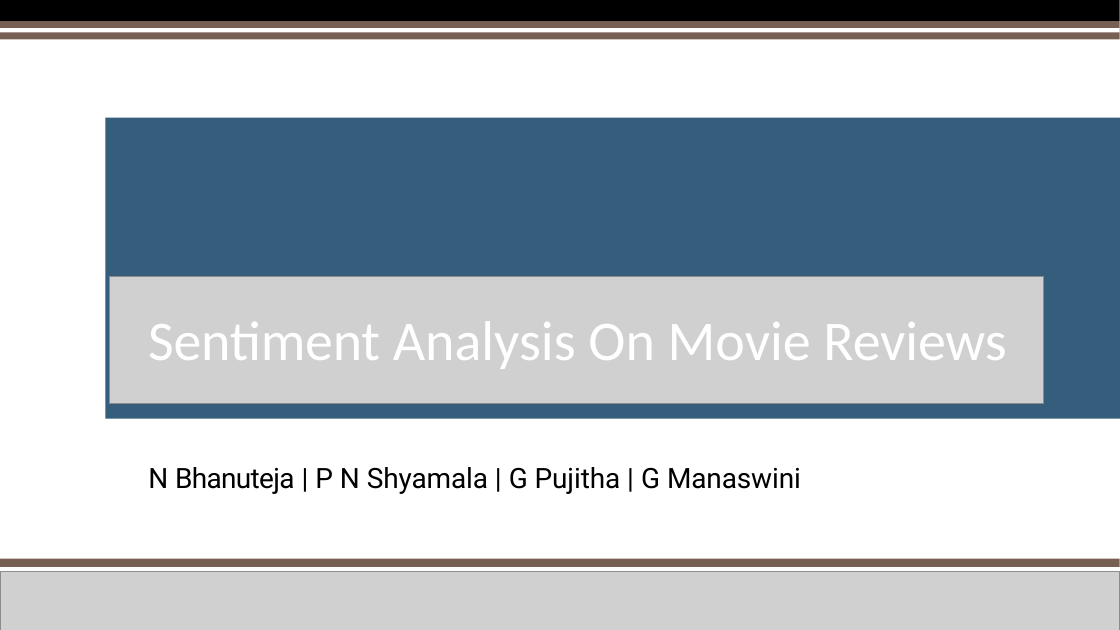
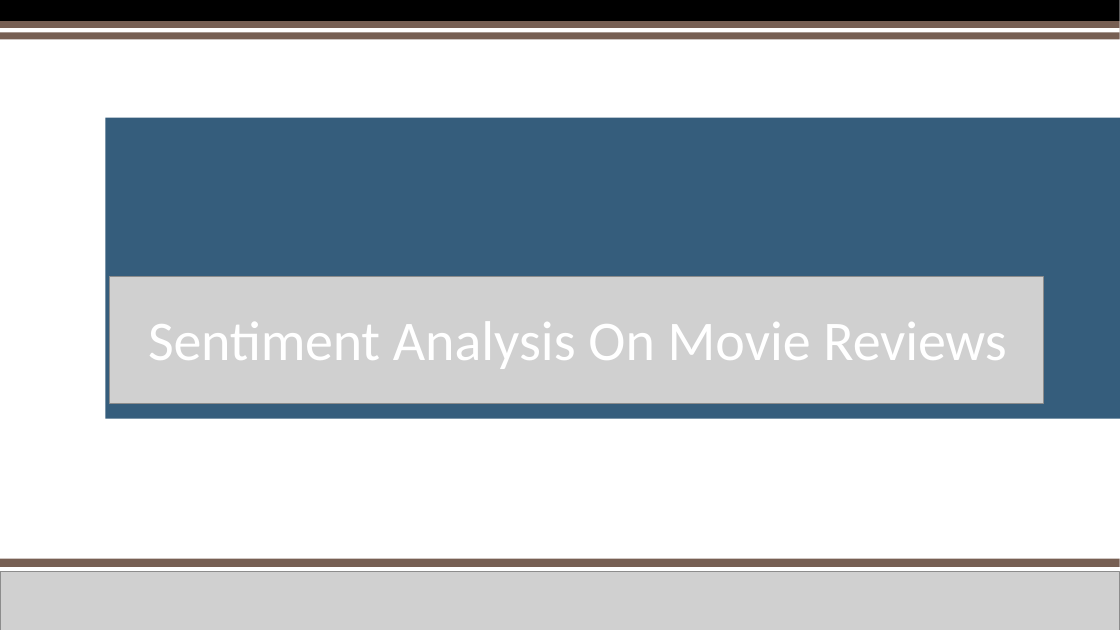
Before and after one commit to panibhateyashwanth/Sentiment-Analysis, a slide deck: slide 1 of Sentiment Analysis PPT.pptx. Drawn at 1120x630 pixels with LibreOffice and Linux fonts; fonts in the diff are those of the drawing; grey boxes stand for pictures. Boxes give left, top, right and bottom in pixels: in the first picture for what was removed or moved away, otherwise in the second. Text is boxed around its words. In the diff, an @@ line names an element or a change of style, - is before the commit and + after.

Commit message:
New File Added

```diff
--- a/Sentiment Analysis PPT.pptx
+++ b/Sentiment Analysis PPT.pptx
@@ text removed at <box>148,467,801,494</box> @@
-N Bhanuteja | P N Shyamala | G Pujitha | G Manaswini
```
